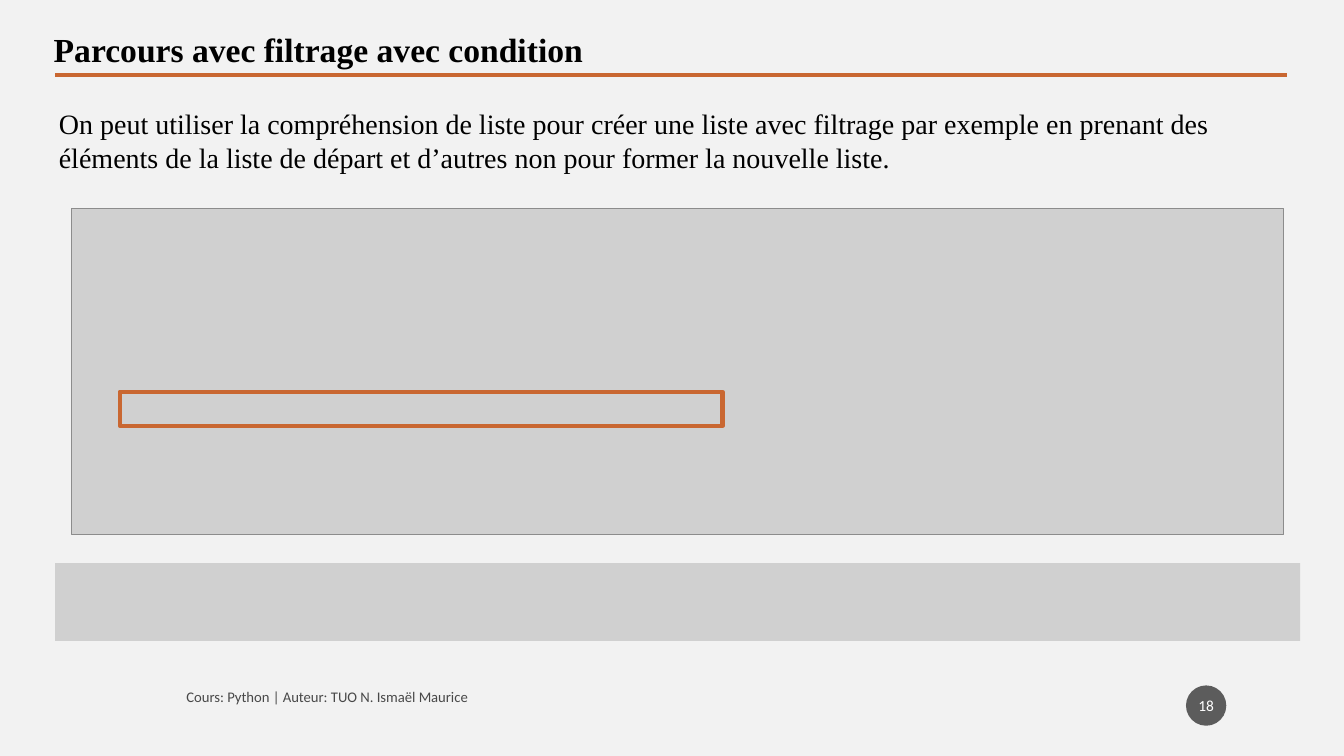
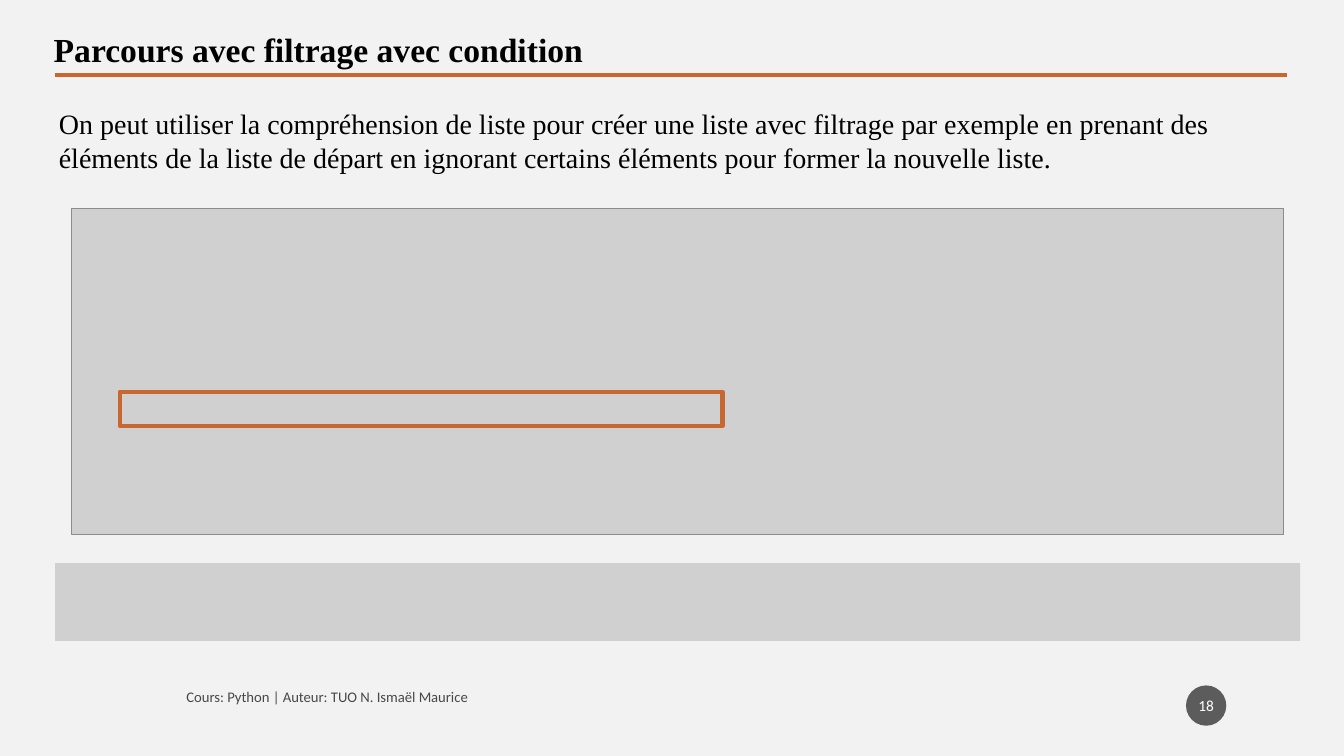
Before and after one commit to tisma95/cours-python, a slide deck: slide 18 of source/Chapitre 9 - Les listes.pptx. Drawn at 1344x756 pixels with LibreOffice and Linux fonts; fonts in the diff are those of the drawing; grey boxes stand for pictures. Boxes give left, top, right and bottom in pixels: in the first picture for what was removed or moved away, otherwise in the second. Text is boxed around its words. In the diff, an @@ line names an element or a change of style, - is before the commit and + after.

Commit message:
Feat(chp9): Correction chapitre 9 sur les listes

```diff
--- a/source/Chapitre 9 - Les listes.pptx
+++ b/source/Chapitre 9 - Les listes.pptx
@@ text at [59,114,1208,173]: text changed @@
-On peut utiliser la compréhension de liste pour créer une liste avec filtrage par exemple en prenant des éléments de la liste de départ et d’autres non pour former la nouvelle liste.
+On peut utiliser la compréhension de liste pour créer une liste avec filtrage par exemple en prenant des éléments de la liste de départ en ignorant certains éléments pour former la nouvelle liste.
```
Also in this commit, not shown: 8 other slides changed, 3 other files.
